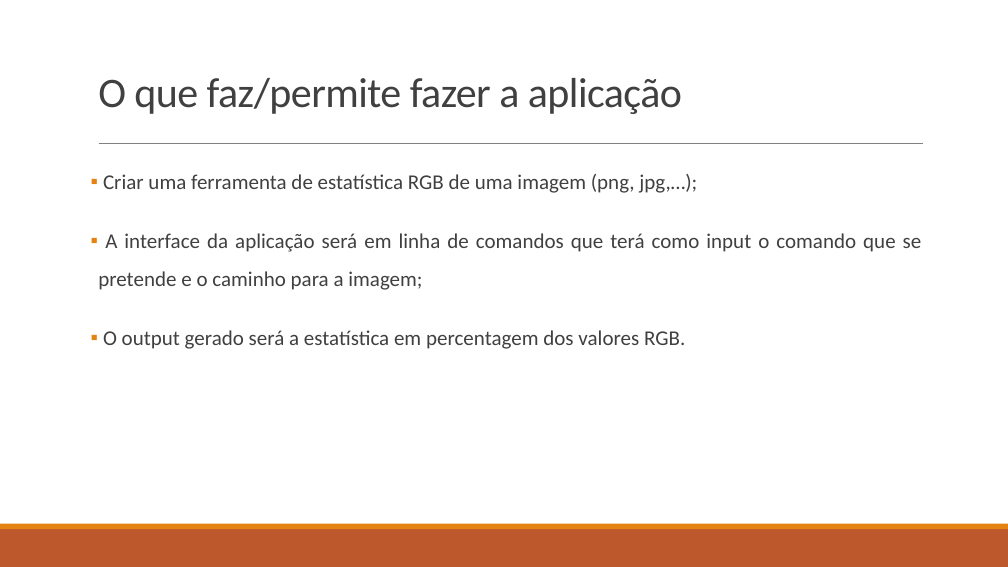
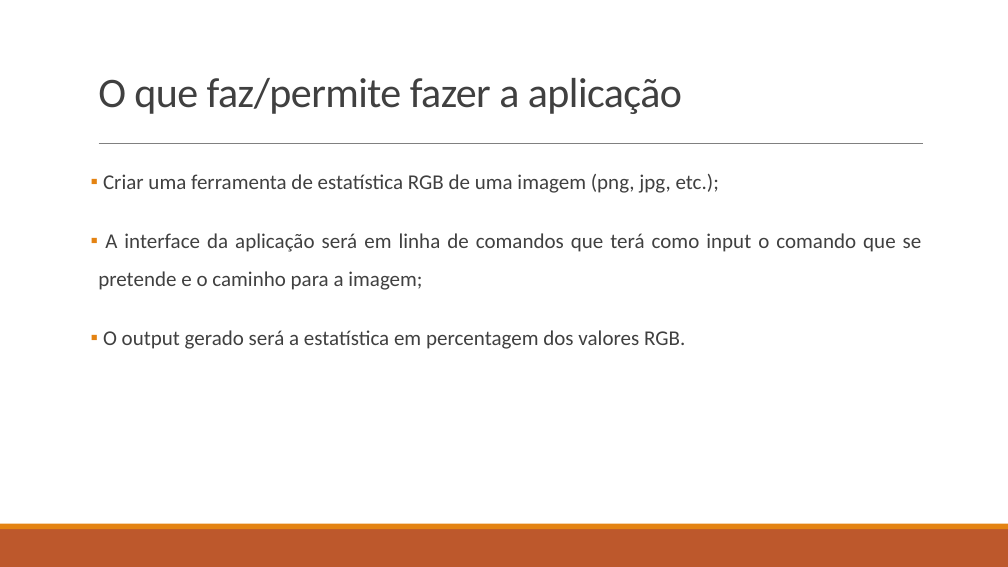
Before and after one commit to lightningspirit/LDS2023, a slide deck: slide 2 of Apresentação da aplicação demonstradora de análise e edição de imagens.pptx. Drawn at 1008x567 pixels with LibreOffice and Linux fonts; fonts in the diff are those of the drawing. Boxes give left, top, right and bottom in pixels: in the first picture for what was removed or moved away, otherwise in the second. Text is boxed around its words. In the diff, an @@ line names an element or a change of style, - is before the commit and + after.

```diff
--- a/Apresentação da aplicação demonstradora de análise e edição de imagens.pptx
+++ b/Apresentação da aplicação demonstradora de análise e edição de imagens.pptx
@@ text at box(103, 174, 719, 193): text changed @@
-▪ Criar uma ferramenta de estatística RGB de uma imagem (png, jpg,…);
+▪ Criar uma ferramenta de estatística RGB de uma imagem (png, jpg, etc.);
```
Also in this commit, not shown: 4 other slides changed.
